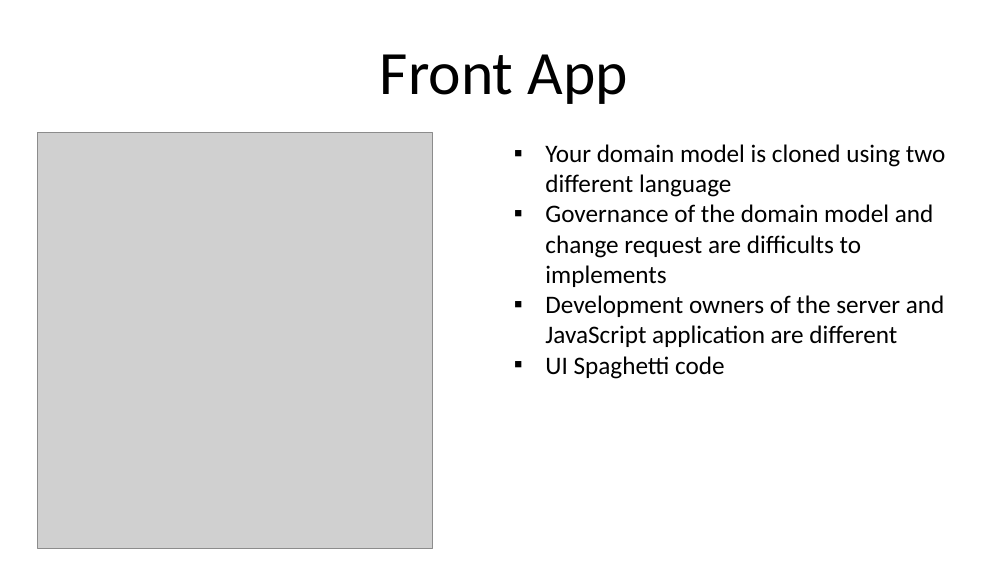
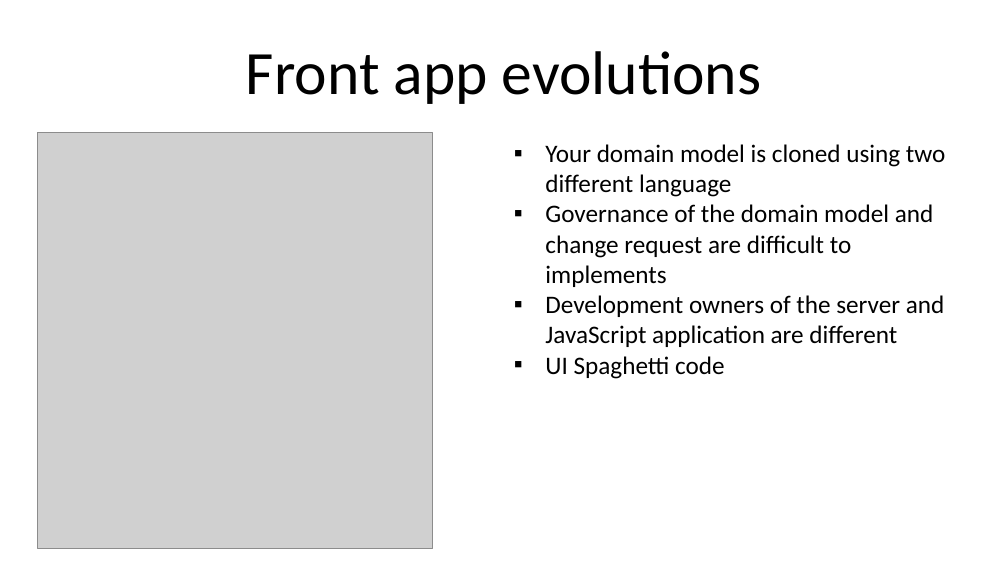
Before and after one commit to lesfurets/dOOv, a slide deck: slide 6 of doc/ppt/org_modelmap.pptx (slide 5 before the commit). Drawn at 1008x567 pixels with LibreOffice and Linux fonts; fonts in the diff are those of the drawing; grey boxes stand for pictures. Boxes give left, top, right and bottom in pixels: in the first picture for what was removed or moved away, otherwise in the second. Text is boxed around its words. In the diff, an @@ line names an element or a change of style, - is before the commit and + after.

```diff
--- a/doc/ppt/org_modelmap.pptx
+++ b/doc/ppt/org_modelmap.pptx
@@ title at [246,51,762,104]: text changed @@
-Front App
+Front app evolutions
@@ text at [545,204,934,287]: text changed @@
-▪ Governance of the domain model and change request are difficults to implements
+▪ Governance of the domain model and change request are difficult to implements
```
Also in this commit, not shown: 1 other slide changed, 2 slides added, 1 slide removed, 1 other file.
